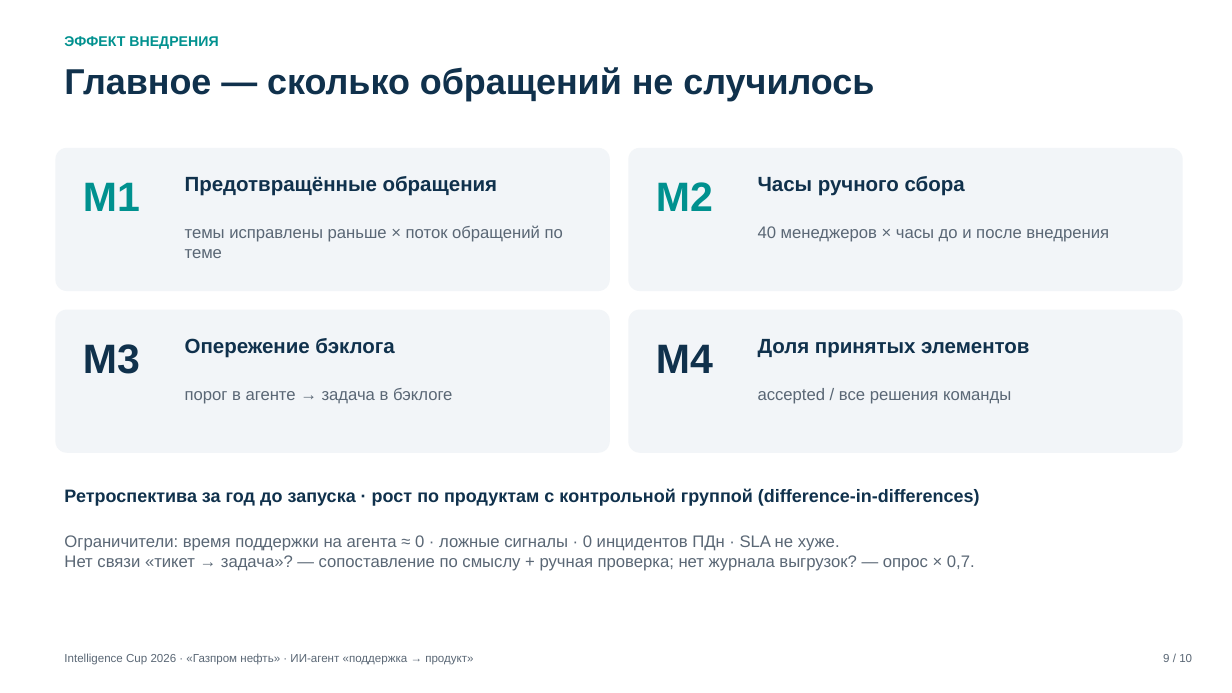
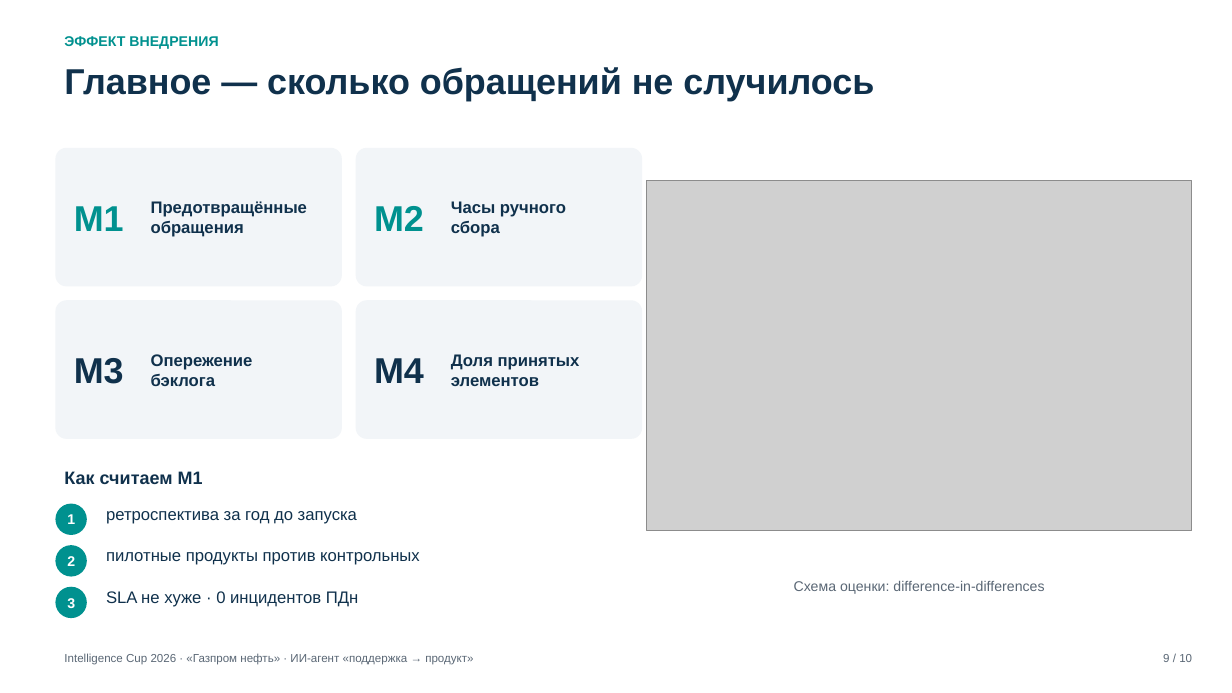
Before and after one commit to Gnod-do/ticket-triage-agent, a slide deck: slide 9 of dist/Презентация.pptx. Drawn at 1232x693 pixels with LibreOffice and Linux fonts; fonts in the diff are those of the drawing; grey boxes stand for pictures. Boxes give left, top, right and bottom in pixels: in the first picture for what was removed or moved away, otherwise in the second. Text is boxed around its words. In the diff, an @@ line names an element or a change of style, - is before the commit and + after.

```diff
--- a/dist/Презентация.pptx
+++ b/dist/Презентация.pptx
@@ rounded rectangle: place and size @@
-rounded rectangle at bbox=[55, 148, 610, 291]
+rounded rectangle at bbox=[55, 148, 342, 287]
@@ rounded rectangle added at bbox=[356, 148, 642, 287], fill #F2F5F8 @@
@@ rounded rectangle removed at bbox=[628, 148, 1183, 291] @@
@@ text "M1": place and size @@
-text "M1" at bbox=[83, 182, 140, 211]
+text "M1" at bbox=[74, 206, 124, 231]
@@ size 32 to 28 pt; vertical alignment top to middle in 4 elements at bbox=[74, 206, 124, 231], bbox=[74, 358, 124, 384], bbox=[374, 358, 424, 383], bbox=[374, 206, 424, 231] @@
@@ text "M2": place and size @@
-text "M2" at bbox=[656, 182, 713, 211]
+text "M2" at bbox=[374, 206, 424, 231]
@@ text at bbox=[151, 201, 307, 237]: text changed; size 16 to 13 pt @@
-Предотвращённые обращения
+Предотвращённые
+обращения
@@ text at bbox=[451, 201, 566, 237]: text changed; size 16 to 13 pt @@
-Часы ручного сбора
+Часы ручного
+сбора
@@ picture added at bbox=[647, 180, 1192, 531] @@
@@ text removed at bbox=[185, 225, 563, 258] @@
-темы исправлены раньше × поток обращений по теме
@@ text removed at bbox=[758, 226, 1109, 242] @@
-40 менеджеров × часы до и после внедрения
@@ rounded rectangle: place and size @@
-rounded rectangle at bbox=[55, 310, 610, 453]
+rounded rectangle at bbox=[55, 300, 342, 439]
@@ text "M3": place and size @@
-text "M3" at bbox=[83, 344, 140, 374]
+text "M3" at bbox=[74, 358, 124, 384]
@@ rounded rectangle added at bbox=[356, 300, 642, 439], fill #F2F5F8 @@
@@ text "M4": place and size @@
-text "M4" at bbox=[656, 344, 713, 373]
+text "M4" at bbox=[374, 358, 424, 383]
@@ vertical alignment top to middle in 4 elements at bbox=[151, 201, 307, 237], bbox=[151, 354, 253, 386], bbox=[451, 201, 566, 237], bbox=[451, 354, 580, 386] @@
@@ rounded rectangle removed at bbox=[628, 310, 1183, 453] @@
@@ text at bbox=[151, 354, 253, 386]: text changed; size 16 to 13 pt @@
-Опережение бэклога
+Опережение
+бэклога
@@ text at bbox=[451, 354, 580, 386]: text changed; size 16 to 13 pt @@
-Доля принятых элементов
+Доля принятых
+элементов
@@ text removed at bbox=[185, 388, 452, 404] @@
-порог в агенте → задача в бэклоге
@@ text removed at bbox=[758, 388, 1011, 404] @@
-accepted / все решения команды
@@ text added at bbox=[64, 471, 203, 484], 14 pt, text #10314C, bold @@
+Как считаем M1
@@ ellipse added at bbox=[55, 504, 87, 535], fill #00918F, 11 pt, text #FFFFFF, bold @@
+1
@@ text removed at bbox=[64, 535, 975, 571] @@
-Ограничители: время поддержки на агента ≈ 0 · ложные сигналы · 0 инцидентов ПДн · SLA не хуже.
-Нет связи «тикет → задача»? — сопоставление по смыслу + ручная проверка; нет журнала выгрузок? — опрос × 0,7.
@@ text at bbox=[106, 511, 357, 524]: text changed; size 14 to 13 pt; bold off @@
-Ретроспектива за год до запуска · рост по продуктам с контрольной группой (difference-in-differences)
+ретроспектива за год до запуска
@@ ellipse added at bbox=[55, 545, 87, 577], fill #00918F, 11 pt, text #FFFFFF, bold @@
+2
@@ text added at bbox=[106, 552, 420, 565], 13 pt, text #10314C @@
+пилотные продукты против контрольных
@@ ellipse added at bbox=[55, 587, 87, 618], fill #00918F, 11 pt, text #FFFFFF, bold @@
+3
@@ text added at bbox=[106, 591, 358, 607], 13 pt, text #10314C @@
+SLA не хуже · 0 инцидентов ПДн
@@ text added at bbox=[794, 581, 1044, 594], 11 pt, text #5A6775 @@
+Схема оценки: difference-in-differences
```
Also in this commit, not shown: 9 other slides changed, 3 other files.
